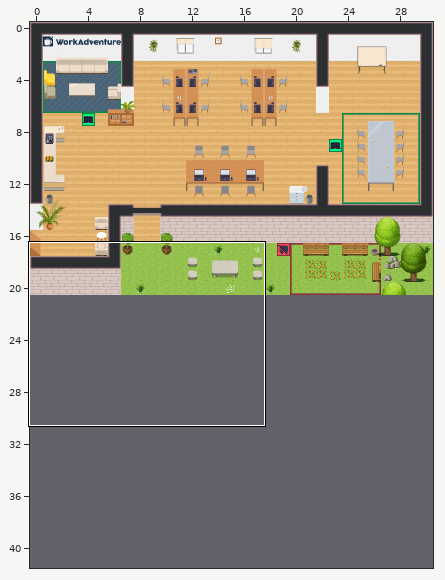
Tiled map (JSON) -- map.tmj. The first picture is a wide view before the edit; the outline marks the close-up.
Close-up. Before:
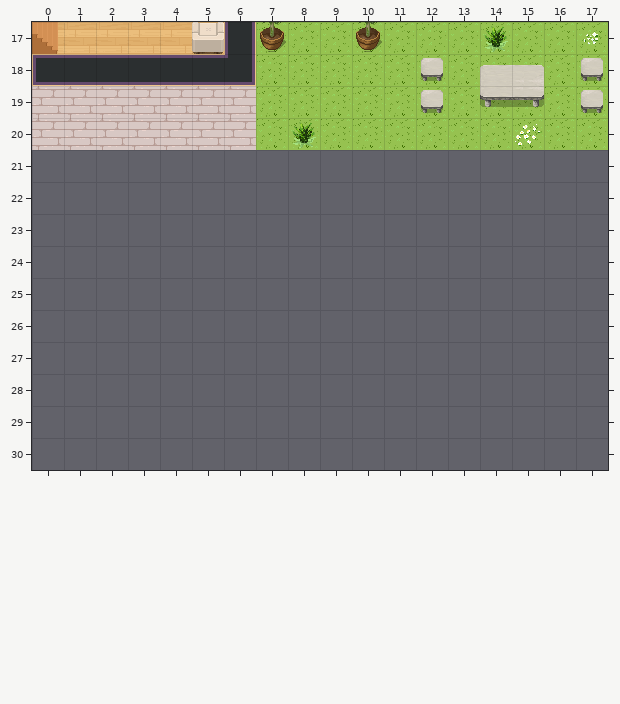
Cells are 32x32 px. Shown: x 0..17, y 17..30. The commit also changed other parts of the map, which this record leaves out. The old version is drawn lined up with the new one.
After the commit:
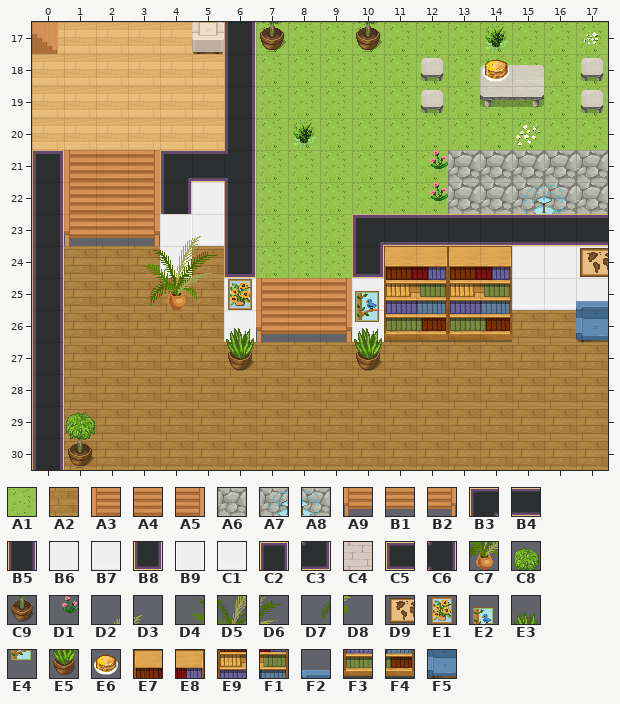
Key: from "Chunk 1": A1 4, A2 5, A3 6, A4 7, A5 8, A6 9, A7 11, A8 12, A9 13, B1 14, B2 15, B3 23, B4 24, B5 27, B6 28, B7 29, B8 30, B9 31, C1 32, C2 33, C3 37, C4 38, C5 39, C6 61, C7 118, C8 122, C9 125, D1 147, D2 176, D3 177, D4 178, D5 179, D6 180, D7 182, D8 183, D9 235, E1 239, E2 240, E3 241, E4 242, E5 244; from "Chunk 2": E6 38, E7 42, E8 43, E9 45, F1 46, F2 47, F3 52, F4 53, F5 54.
__ is an empty cell.
The exact change:
map size 31x21 -> 31x42 cells
Layer "floor/floor1":
y 21: x 1..3 __ __ __ -> A3 A4 A5; x 7..17 __ __ __ __ __ __ __ __ __ __ __ -> A1 A1 A1 A1 A1 A1 A6 A6 A6 A6 A6
y 22: x 1..3 __ __ __ -> A3 A4 A5; x 7..17 __ __ __ __ __ __ __ __ __ __ __ -> A1 A1 A1 A1 A1 A1 A6 A6 A7 A8 A6
y 23: x 1..3 __ __ __ -> A9 B1 B2; x 7..9 __ __ __ -> A1 A1 A1
y 24: x 1..3 __ __ __ -> A2 A2 A2; x 5 __ -> A2; x 7..9 __ __ __ -> A1 A1 A1
y 25: x 1..5 __ __ __ __ __ -> A2 A2 A2 A2 A2; x 7..9 __ __ __ -> A3 A4 A5
y 26: x 1..5 __ __ __ __ __ -> A2 A2 A2 A2 A2; x 7..9 __ __ __ -> A9 B1 B2; x 11..17 __ __ __ __ __ __ __ -> A2 A2 A2 A2 A2 A2 A2
y 27..30: x 1..17 __ __ __ __ __ __ __ __ __ __ __ __ __ __ __ __ __ -> A2 A2 A2 A2 A2 A2 A2 A2 A2 A2 A2 A2 A2 A2 A2 A2 A2
Layer "walls/walls1":
y 18: x 0..6 C5 B4 B4 B4 B4 B4 C3 -> __ __ __ __ __ __ B5
y 19..20: x 0..6 C4 C4 C4 C4 C4 C4 C4 -> __ __ __ __ __ __ B5
y 21: x 0 __ -> C2; x 4..6 __ __ __ -> B3 B4 C6
y 22: x 0 __ -> B5; x 4..6 __ __ __ -> B5 B9 B5
y 23: x 0 __ -> B5; x 4..6 __ __ __ -> B9 C1 B5; x 10..17 __ __ __ __ __ __ __ __ -> B3 B4 B4 B4 B4 B4 B4 B4
y 24: x 0 __ -> B5; x 4 __ -> C1; x 6 __ -> B8; x 10 __ -> B8; x 15..17 __ __ __ -> B6 B6 B6
y 25: x 0 __ -> B5; x 6 __ -> B9; x 10 __ -> B9; x 15..17 __ __ __ -> B7 B7 B7
y 26: x 0 __ -> B5; x 6 __ -> C1; x 10 __ -> C1
y 27..30: x 0 __ -> B5
Layer "furniture/furniture1":
y 21..22: x 12 __ -> D1
Layer "furniture/furniture2":
y 23: x 4..5 __ __ -> D2 D3
y 24: x 3..5 __ __ __ -> D4 D5 D6; x 17 __ -> D9
y 25: x 3..6 __ __ __ __ -> D7 C7 D8 E1; x 10 __ -> E2
y 26: x 6 __ -> E3; x 10 __ -> E4
y 27: x 6 __ -> E5
y 29: x 1 __ -> C8
y 30: x 1 __ -> C9
Layer "furniture/furniture3":
y 18: x 14 __ -> E6
y 24: x 11..14 __ __ __ __ -> E7 E8 E7 E8
y 25: x 11..14 __ __ __ __ -> E9 F1 E9 F1; x 17 __ -> F2
y 26: x 10..14 __ __ __ __ __ -> E3 F3 F4 F3 F4; x 17 __ -> F5
y 27: x 10 __ -> E5
Pixel boxes of the changes (left, top, right, bottom) in both close-ups:
changed: (32, 54, 608, 470)
